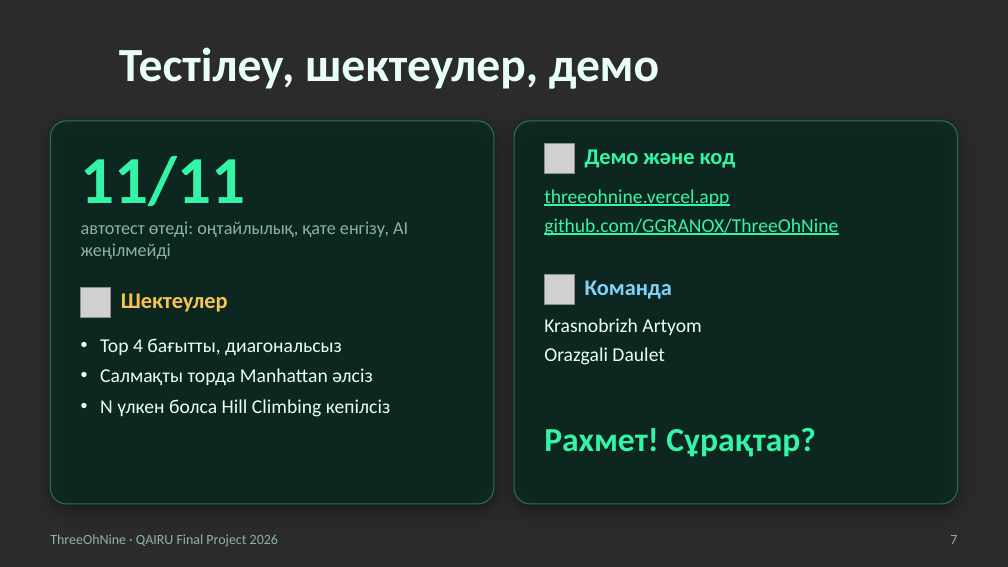
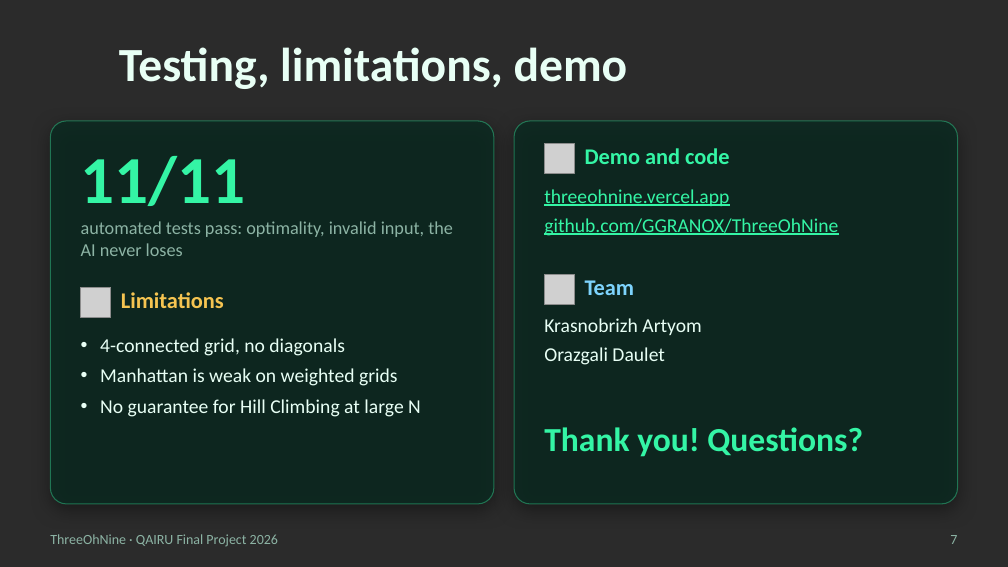
Before and after one commit to GGRANOX/ThreeOhNine, a slide deck: slide 7 of docs/ThreeOhNine-presentation.pptx. Drawn at 1008x567 pixels with LibreOffice and Linux fonts; fonts in the diff are those of the drawing; grey boxes stand for pictures; background and template pictures are left out; a plain dark background stands for a picture behind light text. Boxes give left, top, right and bottom in pixels: in the first picture for what was removed or moved away, otherwise in the second. Text is boxed around its words. In the diff, an @@ line names an element or a change of style, - is before the commit and + after.

```diff
--- a/docs/ThreeOhNine-presentation.pptx
+++ b/docs/ThreeOhNine-presentation.pptx
@@ title at (119,47,628,89): text changed @@
-Тестілеу, шектеулер, демо
+Testing, limitations, demo
@@ text at (585,148,729,164): text changed @@
-Демо және код
+Demo and code
@@ text at (81,221,453,256): text changed @@
-автотест өтеді: оңтайлылық, қате енгізу, AI жеңілмейді
+automated tests pass: optimality, invalid input, the AI never loses
@@ text at (121,292,224,308): text changed @@
-Шектеулер
+Limitations
@@ text at (585,280,635,295): text changed @@
-Команда
+Team
@@ text at (100,338,421,417): text changed @@
-• Тор 4 бағытты, диагональсыз
-• Салмақты торда Manhattan әлсіз
-• N үлкен болса Hill Climbing кепілсіз
+• 4-connected grid, no diagonals
+• Manhattan is weak on weighted grids
+• No guarantee for Hill Climbing at large N
@@ text at (544,427,863,457): text changed @@
-Рахмет! Сұрақтар?
+Thank you! Questions?
```
Also in this commit, not shown: 5 other slides changed, 1 slide added, 1 slide removed, 18 other files.
